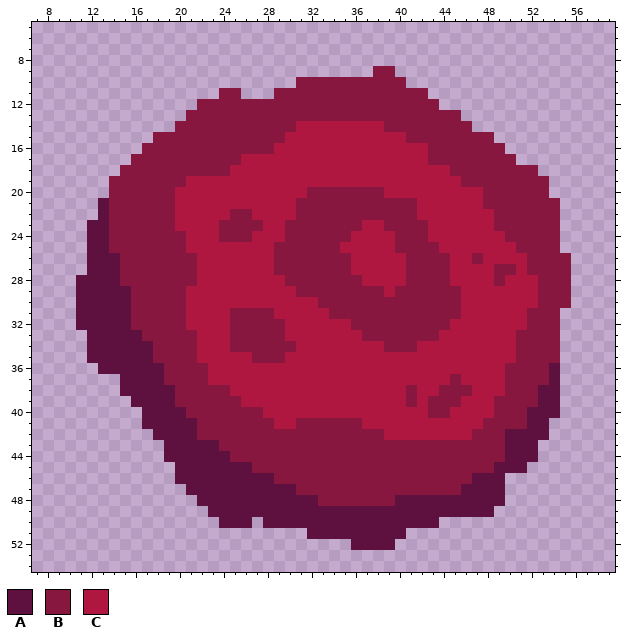
Pixel-art sprite: sprites/units/tank unit/the-cell.png. Above is the file before it was changed.
The file is 64x64 pixels. Shown: x 7..59, y 5..54.
Palette (. is transparent): A #5e113e  B #87173e  C #af1740
Pixels before (only the part around the change), first column x 7:
 5 .....................................................
 6 .....................................................
 7 .....................................................
 8 .....................................................
 9 ...............................BB....................
10 ........................BBBBBBBBBB...................
11 .................BB...BBBBBBBBBBBBBB.................
12 ...............BBBBBBBBBBBBBBBBBBBBBB................
13 ..............BBBBBBBBBBBBBBBBBBBBBBBBB..............
14 .............BBBBBBBBBBBCCCCCCCCBBBBBBBB.............
15 ...........BBBBBBBBBBBBCCCCCCCCCCCBBBBBBBB...........
16 ..........BBBBBBBBBBBBCCCCCCCCCCCCCCBBBBBBB..........
17 .........BBBBBBBBBBCCCCCCCCCCCCCCCCCBBBBBBBB.........
18 ........BBBBBBBBBBCCCCCCCCCCCCCCCCCCCCBBBBBBBB.......
19 .......BBBBBBBCCCCCCCCCCCCCCCCCCCCCCCCCBBBBBBBB......
20 .......BBBBBBCCCCCCCCCCCCBBBBBBBCCCCCCCCCBBBBBB......
21 ......ABBBBBBCCCCCCCCCCCBBBBBBBBBBBCCCCCCBBBBBBB.....
22 ......ABBBBBBCCCCCBBCCCCBBBBBBBBBBBCCCCCCCBBBBBB.....
23 .....AABBBBBBCCCCBBBBCCBBBBBBBCCBBBBCCCCCCBBBBBB.....
24 .....AABBBBBBBCCCBBBCCCBBBBBBCCCCBBBCCCCCCCBBBBB.....
25 .....AABBBBBBBCCCCCCCCBBBBBBCCCCCBBBBCCCCCCCBBBB.....
26 .....AAABBBBBBBCCCCCCCBBBBBBBCCCCCBBBBCCBCCCCBBBB....
27 .....AAABBBBBBBCCCCCCCBBBBBBBCCCCCBBBBCCCCBBCBBBB....
28 ....AAAABBBBBBBCCCCCCCCBBBBBBBCCCCBBBBCCCCBCCCBBB....
29 ....AAAAABBBBBCCCCCCCCCCBBBBBBBBCBBBBBBCCCCCCCBBB....
30 ....AAAAABBBBBCCCCCCCCCCCCBBBBBBBBBBBBBCCCCCCCBBB....
31 ....AAAAABBBBBCCCCBBBBCCCCCBBBBBBBBBBBBCCCCCCBBB.....
32 ....AAAAABBBBBCCCCBBBBBCCCCCCBBBBBBBBBCCCCCCCBBB.....
33 .....AAAAABBBBBCCCBBBBBCCCCCCCBBBBBBBCCCCCCCBBBB.....
34 .....AAAAAABBBBCCCBBBBBBCCCCCCCCBBBCCCCCCCCCBBBB.....
35 .....AAAAAABBBBCCCCCBBBCCCCCCCCCCCCCCCCCCCCCBBBB.....
36 ......AAAAAABBBBCCCCCCCCCCCCCCCCCCCCCCCCCCCBBBBA.....
37 ........AAAABBBBCCCCCCCCCCCCCCCCCCCCCCBCCCCBBBBA.....
38 ........AAAAABBBBBCCCCCCCCCCCCCCCCBCCBBBCCCBBBAA.....
39 .........AAAABBBBBBCCCCCCCCCCCCCCCBCBBBCCCBBBBAA.....
40 ..........AAAABBBBBBBCCCCCCCCCCCCCCCBBCCCCBBBAAA.....
41 ..........AAAAABBBBBBBCCBBBBBBCCCCCCCCCCCBBBBAA......
42 ...........AAAABBBBBBBBBBBBBBBBBCCCCCCCCBBBAAAA......
43 ............AAAAABBBBBBBBBBBBBBBBBBBBBBBBBBAAA.......
44 ............AAAAAABBBBBBBBBBBBBBBBBBBBBBBBBAAA.......
45 .............AAAAAAABBBBBBBBBBBBBBBBBBBBBBAAA........
46 .............AAAAAAAAABBBBBBBBBBBBBBBBBBAAA..........
47 ..............AAAAAAAAAABBBBBBBBBBBBBBBAAAA..........
48 ...............AAAAAAAAAAABBBBBBBAAAAAAAAAA..........
49 ................AAAAAAAAAAAAAAAAAAAAAAAAAA...........
50 .................AAA.AAAAAAAAAAAAAAAA................
51 .........................AAAAAAAAA...................
52 .............................AAAA....................
53 .....................................................
54 .....................................................
Now the later version:
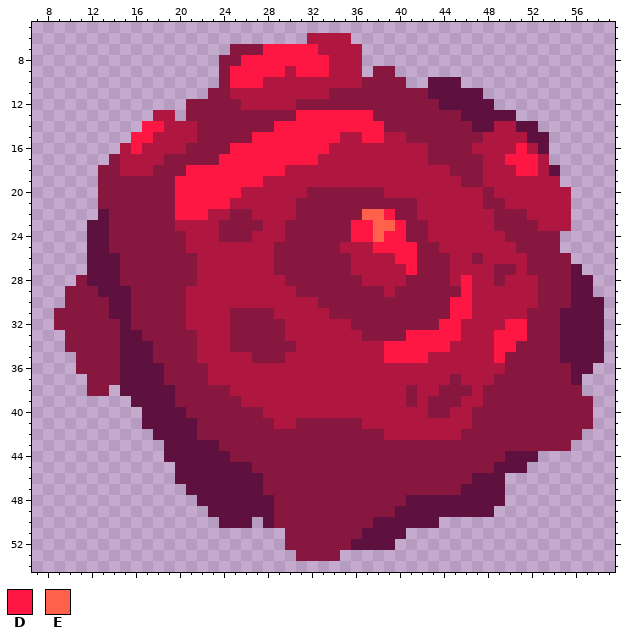
Colours new in this view: D #ff1744  E #ff624a
The exact change:
Changed rows in their new state; - is an unchanged pixel.
first column x 9:
 6 -----------------------CCCC-----------------------
 7 ----------------BBBDDDDDCCCC----------------------
 8 ---------------BBDDDDDDDDCCC----------------------
 9 ---------------BDDDDDCDDDCCC----------------------
10 ---------------BDDDCCCCCCCCC------AAA-------------
11 --------------B-CCCCCCCCC---------AAAAA-----------
12 ------------B----CCCCC-------------AAAAA----------
13 ---------CC-----------DDDDDDD--------AAAAA--------
14 --------DDCCC-------DDDDDDDDDD--------AACCAA------
15 -------DDCCCC-----DDDDDDDD--DD---------CCCCAA-----
16 ------CDCCCC----DDDDDDDDD-------------CCCCDCA-----
17 -----BCCCC-----DDDDDDDDD---------------CCDDDC-----
18 ----BBCCC---DDDDDDDDD------------------CCCDDCA----
19 ----B------DDDDDDDD--------------------CCCCCCC----
20 ----B------DDDDDD-----------------------CCCCCCC---
21 ----B------DDDDD-------------------------CCCCCC---
22 -----------DDD--------------EED------------CCCC---
23 ---------------------------DDEED------------CCC---
24 ---------------------------DDEDD------------------
25 -----------------------------DDDD-----------------
26 -------------------------------DD-----------------
27 --------------------------------D--------------A--
28 --B----------------------------------D---------AA-
29 -BBB---------------------------------D---------AA-
30 -BBBB-------------------------------DD---------AAA
31 BBBBB-------------------------------DD--------AAAA
32 BBBBBB-----------------------------DD----DD---AAAA
33 -BBBBB--------------------------DDDDD---DDD---AAAA
34 -BBBBB------------------------DDDDDD----DD----AAAA
35 --BBBB------------------------DDDD------DB----AAAA
36 --BBBB---------------------------------------BBAA-
37 ---BBB----------------------------------B----BBA--
38 ---BB----------------------------------BB---BBBB--
39 ---------------------------------------B----BBBBB-
40 --------------------------------------BB---BBBBBB-
41 --------------------------------------B----BBBBBB-
42 -------------------------------------B---BBBBBBB--
43 -----------------------------------------BBBBBB---
46 -------------------B------------------------------
47 -------------------BBB----------------------------
48 --------------------BBBB-------B------------------
49 --------------------BBBBBBBBBBB-------------------
50 --------------------BBBBBBBBB---------------------
51 ---------------------BBBBBBB----------------------
52 ---------------------BBBBBB-----------------------
53 ----------------------BBBB------------------------
Pixel boxes of the changes (left, top, right, bottom) in both pictures:
changed: (54, 33, 604, 451)
changed: (263, 473, 406, 561)
